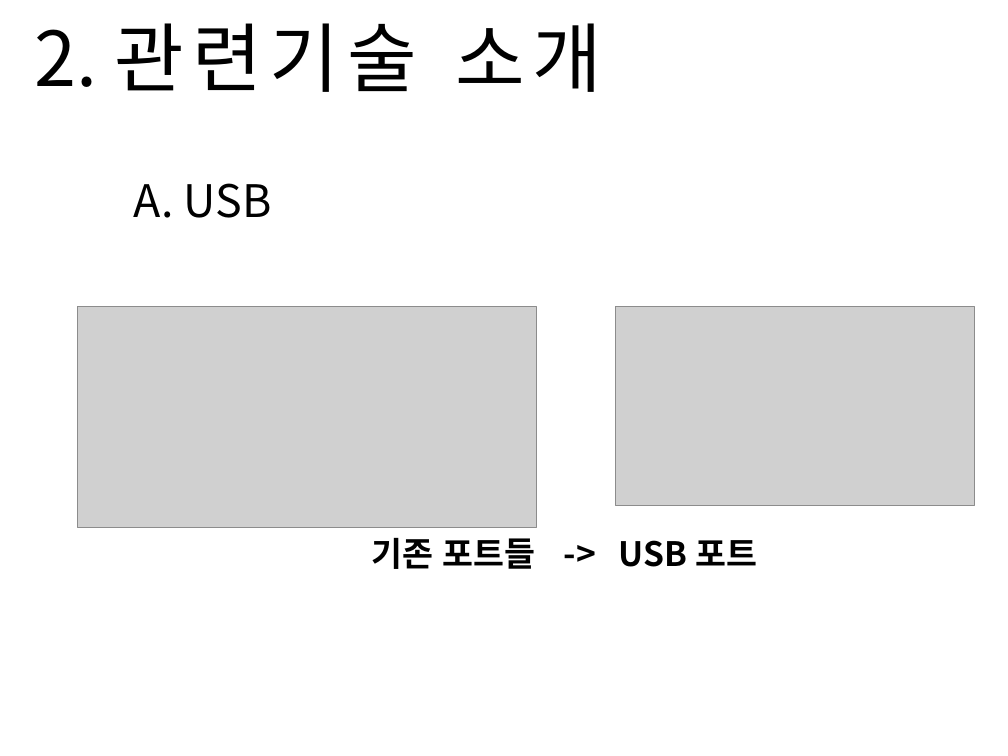
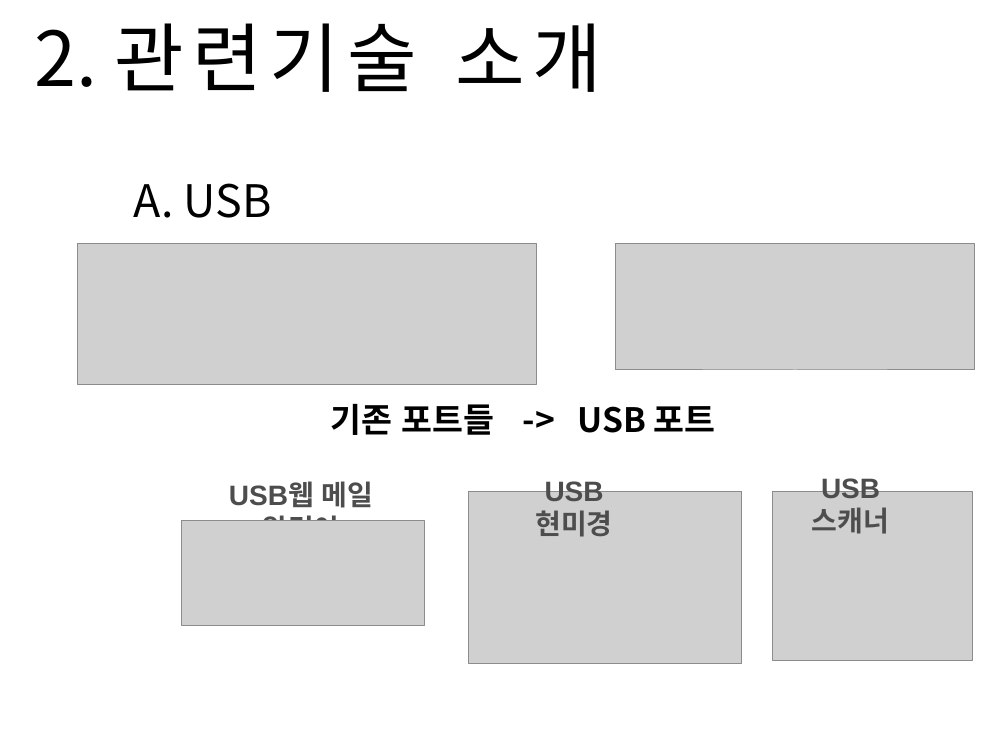
Before and after one commit to Sanghyun-Lee/Android-USB, a slide deck: slide 4 of Documents/presentation doc/Final Presentation/final-presentation.pptx. Drawn at 1008x756 pixels with LibreOffice and Linux fonts; fonts in the diff are those of the drawing; grey boxes stand for pictures; background and template pictures are left out. Boxes give left, top, right and bottom in pixels: in the first picture for what was removed or moved away, otherwise in the second. Text is boxed around its words. In the diff, an @@ line names an element or a change of style, - is before the commit and + after.

```diff
--- a/Documents/presentation doc/Final Presentation/final-presentation.pptx
+++ b/Documents/presentation doc/Final Presentation/final-presentation.pptx
@@ picture: place and size @@
-picture at bbox=[78, 306, 536, 527]
+picture at bbox=[78, 243, 536, 384]
@@ picture: place and size @@
-picture at bbox=[615, 306, 974, 505]
+picture at bbox=[615, 243, 974, 370]
@@ text "기존 포트들 -> USB 포트": place and size @@
-text "기존 포트들 -> USB 포트" at bbox=[372, 538, 757, 569]
+text "기존 포트들 -> USB 포트" at bbox=[330, 404, 716, 435]
@@ group added at bbox=[181, 466, 972, 663]: 3 pictures, 3 texts @@
+USB웹 메일 알림이
+USB현미경
+USB스캐너
```
Also in this commit, not shown: 7 other slides changed, 1 slide added, 1 slide removed, 4 other files.
